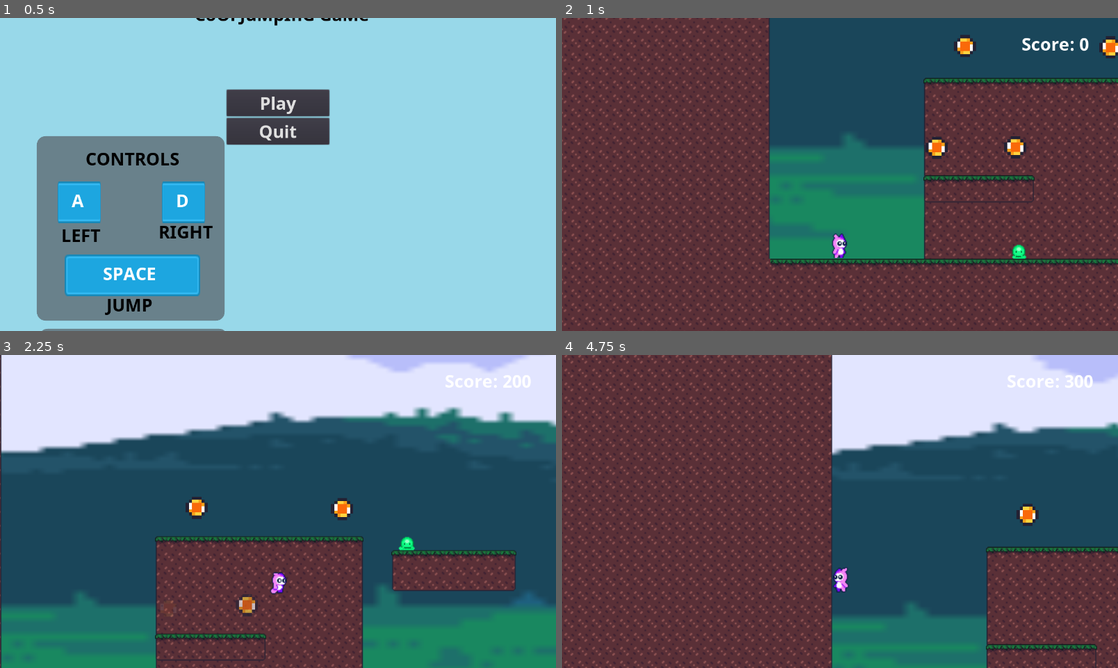
Above: before the commit, frames 1-4 (two rows, left to right).
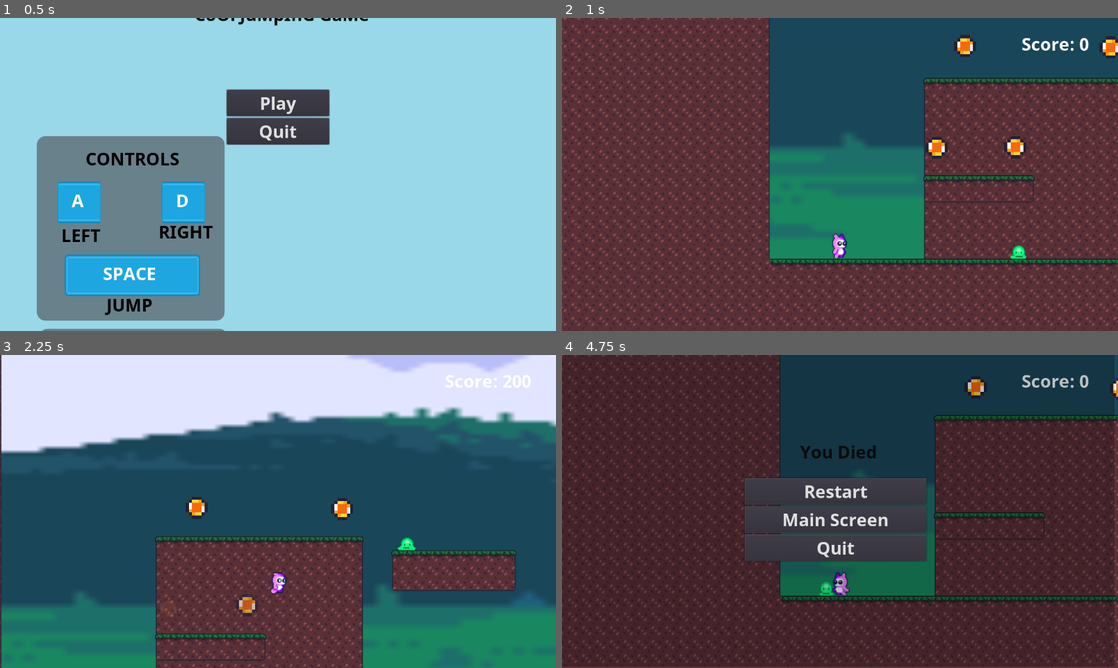
Above: after the commit, the same moments.

Repository: Mertric/2D-Video-game
Game: Godot game, scene res://Screen/MainScreen.tscn
Same seed, same stepped clock (60 frames per second), same inputs: the game is played once before the commit and once after it.
Inputs:
- Up to frame 1 (0.5 s): no input
- Up to frame 2 (1 s): click "Play" at 0.5 s
- Up to frame 3 (2.25 s): hold Space (jump) 1.28-2.03 s; hold D (right) from 1.28 s (still down); tap Space (jump) at 2.1 s
- Up to frame 4 (4.75 s): tap Space (jump) at 2.27, 2.57, 3.6, 3.77, 4.07 s; release D (right) at 2.78 s; hold Space (jump) 2.78-3.53 s; hold A (left) from 2.78 s (still down); hold Space (jump) from 4.28 s (still down)

Frame 1 is identical in both runs. In frame 2, less than 0.1% of the frame differs, in the area x 80-84%, y 72-77%; in frame 3, less than 0.1%; in frame 4, 63%, in the area x 0-100%, y 0-100%.

Commit message:
chore: Updated player and enemy collision
Kinda made it more consistent. Anyone can play around with the collision boxes if need be.

Diff:
--- a/2D Platformer/src/Actors/Monster.gd
+++ b/2D Platformer/src/Actors/Monster.gd
@@ -13,7 +13,7 @@
 
 #signals for call back to check when the player enters the 2d area the monster will die
 func _on_JumpDetector_body_entered(body: PhysicsBody2D) -> void:
-	if body.global_position.y > get_node("JumpDetector").global_position.y:
+	if body.global_position.y >= get_node("JumpDetector").global_position.y:
 		return
 	$CollisionShape2D.set_deferred("disabled", true)
 	die()
--- a/2D Platformer/src/Actors/Monster.tscn
+++ b/2D Platformer/src/Actors/Monster.tscn
@@ -169,10 +169,10 @@
 } ]
 
 [sub_resource type="RectangleShape2D" id=32]
-extents = Vector2( 13, 4 )
+extents = Vector2( 9, 4 )
 
 [sub_resource type="RectangleShape2D" id=33]
-extents = Vector2( 12, 4 )
+extents = Vector2( 8, 4 )
 
 [node name="Monster" type="KinematicBody2D"]
 position = Vector2( 0, 1 )
@@ -185,7 +185,7 @@
 position = Vector2( 0, -17 )
 frames = SubResource( 31 )
 animation = "Idle"
-frame = 5
+frame = 6
 playing = true
 
 [node name="CollisionShape2D" type="CollisionShape2D" parent="."]
@@ -200,11 +200,11 @@
 
 [node name="JumpDetector" type="Area2D" parent="."]
 modulate = Color( 0.0313726, 0, 1, 1 )
-position = Vector2( 0, -9 )
+position = Vector2( 0, -11 )
 collision_layer = 2
 
 [node name="CollisionShape2D" type="CollisionShape2D" parent="JumpDetector"]
-position = Vector2( 0, -4 )
+position = Vector2( 0, -2 )
 shape = SubResource( 33 )
 
 [node name="RayCast2D" type="RayCast2D" parent="."]
--- a/2D Platformer/src/Actors/Pink_Monster.tscn
+++ b/2D Platformer/src/Actors/Pink_Monster.tscn
@@ -9,147 +9,147 @@
 
 [sub_resource type="AtlasTexture" id=1]
 flags = 4
+atlas = ExtResource( 3 )
+region = Rect2( 32, 0, 32, 32 )
+
+[sub_resource type="AtlasTexture" id=2]
+flags = 4
+atlas = ExtResource( 3 )
+region = Rect2( 96, 0, 32, 32 )
+
+[sub_resource type="AtlasTexture" id=3]
+flags = 4
+atlas = ExtResource( 3 )
+region = Rect2( 128, 0, 32, 32 )
+
+[sub_resource type="AtlasTexture" id=4]
+flags = 4
+atlas = ExtResource( 3 )
+region = Rect2( 160, 0, 32, 32 )
+
+[sub_resource type="AtlasTexture" id=5]
+flags = 4
+atlas = ExtResource( 3 )
+region = Rect2( 192, 0, 32, 32 )
+
+[sub_resource type="AtlasTexture" id=6]
+flags = 4
+atlas = ExtResource( 2 )
+region = Rect2( 0, 0, 32, 32 )
+
+[sub_resource type="AtlasTexture" id=7]
+flags = 4
+atlas = ExtResource( 2 )
+region = Rect2( 32, 0, 32, 32 )
+
+[sub_resource type="AtlasTexture" id=8]
+flags = 4
+atlas = ExtResource( 2 )
+region = Rect2( 64, 0, 32, 32 )
+
+[sub_resource type="AtlasTexture" id=9]
+flags = 4
+atlas = ExtResource( 2 )
+region = Rect2( 96, 0, 32, 32 )
+
+[sub_resource type="AtlasTexture" id=10]
+flags = 4
+atlas = ExtResource( 5 )
+region = Rect2( 0, 0, 32, 32 )
+
+[sub_resource type="AtlasTexture" id=11]
+flags = 4
+atlas = ExtResource( 5 )
+region = Rect2( 32, 0, 32, 32 )
+
+[sub_resource type="AtlasTexture" id=12]
+flags = 4
+atlas = ExtResource( 5 )
+region = Rect2( 64, 0, 32, 32 )
+
+[sub_resource type="AtlasTexture" id=13]
+flags = 4
+atlas = ExtResource( 5 )
+region = Rect2( 96, 0, 32, 32 )
+
+[sub_resource type="AtlasTexture" id=14]
+flags = 4
+atlas = ExtResource( 5 )
+region = Rect2( 128, 0, 32, 32 )
+
+[sub_resource type="AtlasTexture" id=15]
+flags = 4
+atlas = ExtResource( 5 )
+region = Rect2( 160, 0, 32, 32 )
+
+[sub_resource type="AtlasTexture" id=16]
+flags = 4
+atlas = ExtResource( 5 )
+region = Rect2( 192, 0, 32, 32 )
+
+[sub_resource type="AtlasTexture" id=17]
+flags = 4
+atlas = ExtResource( 5 )
+region = Rect2( 224, 0, 32, 32 )
+
+[sub_resource type="AtlasTexture" id=18]
+flags = 4
 atlas = ExtResource( 1 )
 region = Rect2( 0, 0, 32, 32 )
 
-[sub_resource type="AtlasTexture" id=2]
+[sub_resource type="AtlasTexture" id=19]
 flags = 4
 atlas = ExtResource( 1 )
 region = Rect2( 32, 0, 32, 32 )
 
-[sub_resource type="AtlasTexture" id=3]
+[sub_resource type="AtlasTexture" id=20]
 flags = 4
 atlas = ExtResource( 1 )
 region = Rect2( 64, 0, 32, 32 )
 
-[sub_resource type="AtlasTexture" id=4]
+[sub_resource type="AtlasTexture" id=21]
 flags = 4
 atlas = ExtResource( 1 )
 region = Rect2( 96, 0, 32, 32 )
 
-[sub_resource type="AtlasTexture" id=5]
+[sub_resource type="AtlasTexture" id=22]
 flags = 4
 atlas = ExtResource( 1 )
 region = Rect2( 128, 0, 32, 32 )
 
-[sub_resource type="AtlasTexture" id=6]
+[sub_resource type="AtlasTexture" id=23]
 flags = 4
 atlas = ExtResource( 1 )
 region = Rect2( 160, 0, 32, 32 )
 
-[sub_resource type="AtlasTexture" id=7]
-flags = 4
-atlas = ExtResource( 3 )
-region = Rect2( 32, 0, 32, 32 )
-
-[sub_resource type="AtlasTexture" id=8]
-flags = 4
-atlas = ExtResource( 3 )
-region = Rect2( 96, 0, 32, 32 )
-
-[sub_resource type="AtlasTexture" id=9]
-flags = 4
-atlas = ExtResource( 3 )
-region = Rect2( 128, 0, 32, 32 )
-
-[sub_resource type="AtlasTexture" id=10]
-flags = 4
-atlas = ExtResource( 3 )
-region = Rect2( 160, 0, 32, 32 )
-
-[sub_resource type="AtlasTexture" id=11]
-flags = 4
-atlas = ExtResource( 3 )
-region = Rect2( 192, 0, 32, 32 )
-
-[sub_resource type="AtlasTexture" id=12]
-flags = 4
-atlas = ExtResource( 2 )
-region = Rect2( 0, 0, 32, 32 )
-
-[sub_resource type="AtlasTexture" id=13]
-flags = 4
-atlas = ExtResource( 2 )
-region = Rect2( 32, 0, 32, 32 )
-
-[sub_resource type="AtlasTexture" id=14]
-flags = 4
-atlas = ExtResource( 2 )
-region = Rect2( 64, 0, 32, 32 )
-
-[sub_resource type="AtlasTexture" id=15]
-flags = 4
-atlas = ExtResource( 2 )
-region = Rect2( 96, 0, 32, 32 )
-
-[sub_resource type="AtlasTexture" id=16]
-flags = 4
-atlas = ExtResource( 5 )
-region = Rect2( 0, 0, 32, 32 )
-
-[sub_resource type="AtlasTexture" id=17]
-flags = 4
-atlas = ExtResource( 5 )
-region = Rect2( 32, 0, 32, 32 )
-
-[sub_resource type="AtlasTexture" id=18]
-flags = 4
-atlas = ExtResource( 5 )
-region = Rect2( 64, 0, 32, 32 )
-
-[sub_resource type="AtlasTexture" id=19]
-flags = 4
-atlas = ExtResource( 5 )
-region = Rect2( 96, 0, 32, 32 )
-
-[sub_resource type="AtlasTexture" id=20]
-flags = 4
-atlas = ExtResource( 5 )
-region = Rect2( 128, 0, 32, 32 )
-
-[sub_resource type="AtlasTexture" id=21]
-flags = 4
-atlas = ExtResource( 5 )
-region = Rect2( 160, 0, 32, 32 )
-
-[sub_resource type="AtlasTexture" id=22]
-flags = 4
-atlas = ExtResource( 5 )
-region = Rect2( 192, 0, 32, 32 )
-
-[sub_resource type="AtlasTexture" id=23]
-flags = 4
-atlas = ExtResource( 5 )
-region = Rect2( 224, 0, 32, 32 )
-
 [sub_resource type="SpriteFrames" id=24]
 animations = [ {
-"frames": [ SubResource( 1 ), SubResource( 2 ), SubResource( 3 ), SubResource( 4 ), SubResource( 5 ), SubResource( 6 ) ],
-"loop": true,
-"name": "Run",
-"speed": 10.0
-}, {
-"frames": [ SubResource( 7 ), SubResource( 8 ), SubResource( 8 ), SubResource( 9 ), SubResource( 9 ), SubResource( 10 ), SubResource( 10 ), SubResource( 11 ) ],
+"frames": [ SubResource( 1 ), SubResource( 2 ), SubResource( 2 ), SubResource( 3 ), SubResource( 3 ), SubResource( 4 ), SubResource( 4 ), SubResource( 5 ) ],
 "loop": true,
 "name": "Jump",
 "speed": 10.0
 }, {
-"frames": [ SubResource( 12 ), SubResource( 13 ), SubResource( 14 ), SubResource( 15 ) ],
+"frames": [ SubResource( 6 ), SubResource( 7 ), SubResource( 8 ), SubResource( 9 ) ],
 "loop": true,
 "name": "Idle",
 "speed": 10.0
 }, {
-"frames": [ SubResource( 16 ), SubResource( 17 ), SubResource( 18 ), SubResource( 19 ), SubResource( 20 ), SubResource( 21 ), SubResource( 22 ), SubResource( 23 ) ],
+"frames": [ SubResource( 10 ), SubResource( 11 ), SubResource( 12 ), SubResource( 13 ), SubResource( 14 ), SubResource( 15 ), SubResource( 16 ), SubResource( 17 ) ],
 "loop": true,
 "name": "Death",
 "speed": 8.0
+}, {
+"frames": [ SubResource( 18 ), SubResource( 19 ), SubResource( 20 ), SubResource( 21 ), SubResource( 22 ), SubResource( 23 ) ],
+"loop": true,
+"name": "Run",
+"speed": 10.0
 } ]
 
 [sub_resource type="RectangleShape2D" id=25]
 extents = Vector2( 8, 14 )
 
 [sub_resource type="RectangleShape2D" id=26]
-extents = Vector2( 9, 16 )
+extents = Vector2( 9, 18 )
 
 [node name="Player" type="KinematicBody2D"]
 collision_mask = 2147483656
@@ -160,6 +160,7 @@
 position = Vector2( 0, -16 )
 frames = SubResource( 24 )
 animation = "Death"
+frame = 2
 playing = true
 
 [node name="CollisionShape2D" type="CollisionShape2D" parent="."]
@@ -173,7 +174,7 @@
 
 [node name="EnemyDetector" type="Area2D" parent="."]
 modulate = Color( 0, 0, 0, 1 )
-position = Vector2( 0, 1 )
+position = Vector2( 0, 2 )
 monitorable = false
 collision_layer = 0
 collision_mask = 2
--- a/2D Platformer/src/Actors/Player.gd
+++ b/2D Platformer/src/Actors/Player.gd
@@ -8,17 +8,20 @@
 #built in Godot Function
 #delta is a timer
 
+# warning-ignore:unused_argument
 func _on_EnemyDetector_area_entered(area: Area2D) -> void:
 	$AnimatedSprite.play("Jump")
 	velocity = CalculateStompVelocity(velocity, stompImpulse)
 
 #if the enemy kinematic body enters this area the player will die
+# warning-ignore:unused_argument
 func _on_EnemyDetector_body_entered(body:PhysicsBody2D) -> void:
 	dead()
 	#queue_free()
 
 
 
+# warning-ignore:unused_argument
 func _physics_process(delta: float) -> void:
 	if isDead == false:
 		var isJumpInterrupted: = Input.is_action_just_released("jump") and velocity.y < 0.0
@@ -38,8 +41,10 @@
 #This function will get the direction of the player when key is pressed for either A=Left, D=Right, or SpaceBar=Jump
 #Jumping will only occur if the play is on the floor.
 func GetDirection() -> Vector2:
-	return Vector2(Input.get_action_strength("right") - Input.get_action_strength("left"),-1.0
-	if Input.is_action_just_pressed("jump") and is_on_floor() else 1.0)
+#	return Vector2(Input.get_action_strength("right") - Input.get_action_strength("left"),-1.0
+#	if Input.is_action_just_pressed("jump") and is_on_floor() else 1.0)
+	return Vector2(Input.get_action_strength("right") - Input.get_action_strength("left"),-Input.get_action_strength("jump")
+	if is_on_floor() and Input.is_action_just_pressed("jump") else 0.0)
 
 #This will calculate the player movement velocity
 func CalculateMoveVelocity(linearVelocity: Vector2,speed: Vector2, direction: Vector2, jumpInterrtuped: bool) -> Vector2:
@@ -126,14 +131,15 @@
 	velocity = Vector2(0,0)
 	$AnimatedSprite.play("Death")
 	$CollisionShape2D.call_deferred("set_disabled", true)
-
-	$Timer.start()
+	$Timer.start(100.0)
 
 func _on_Timer_timeout():
 	#change this to title scree or to a checkpoint
 	if PlayerData.currentScene == null:
+# warning-ignore:return_value_discarded
 		get_tree().change_scene("res://src/Levels/Level.tscn")
 	else:
+# warning-ignore:return_value_discarded
 		get_tree().change_scene_to(PlayerData.currentScene)
 
 #func hitPointCheking(omni: int)-> void :
